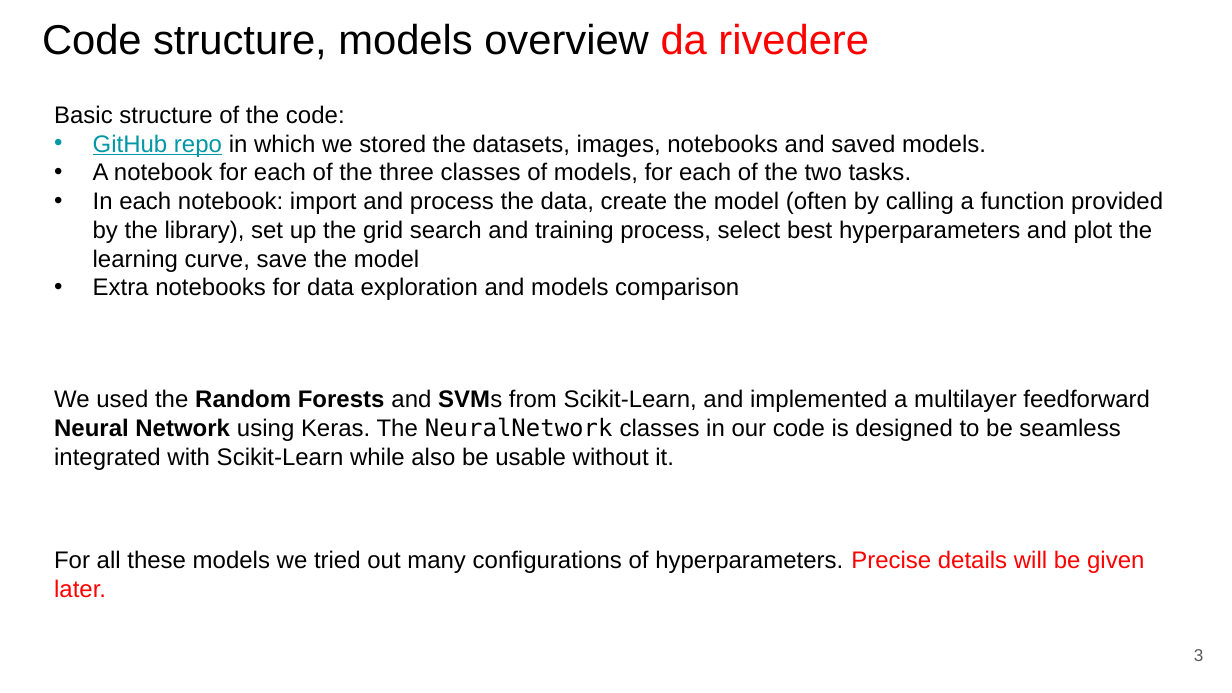
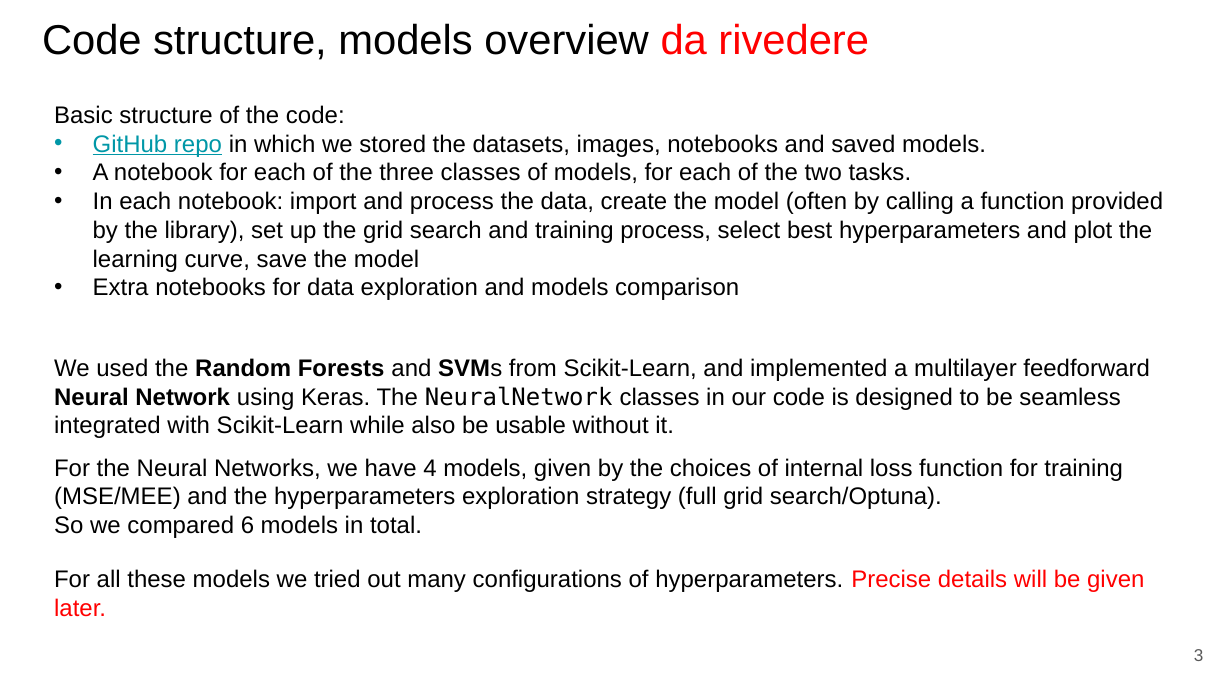
Before and after one commit to paolo-junior-mollica/machine-learning-project, a slide deck: slide 3 of relazione/ML-2023-PRJ-Slides-Demo.pptx. Drawn at 1232x693 pixels with LibreOffice and Linux fonts; fonts in the diff are those of the drawing. Boxes give left, top, right and bottom in pixels: in the first picture for what was removed or moved away, otherwise in the second. Text is boxed around its words. In the diff, an @@ line names an element or a change of style, - is before the commit and + after.

```diff
--- a/relazione/ML-2023-PRJ-Slides-Demo.pptx
+++ b/relazione/ML-2023-PRJ-Slides-Demo.pptx
@@ text "We used the Random Forests ...": place and size @@
-text "We used the Random Forests ..." at bbox=[54, 389, 1150, 470]
+text "We used the Random Forests ..." at bbox=[54, 358, 1150, 438]
@@ text added at bbox=[54, 458, 1123, 538], 14 pt, text #000000 @@
+For the Neural Networks, we have 4 models, given by the choices of internal loss function for training (MSE/MEE) and the hyperparameters exploration strategy (full grid search/Optuna).
+So we compared 6 models in total.
@@ text "For all these models we ...": place and size @@
-text "For all these models we ..." at bbox=[54, 550, 1144, 598]
+text "For all these models we ..." at bbox=[54, 569, 1144, 617]
```
Also in this commit, not shown: 10 other slides changed, 1 slide added.
